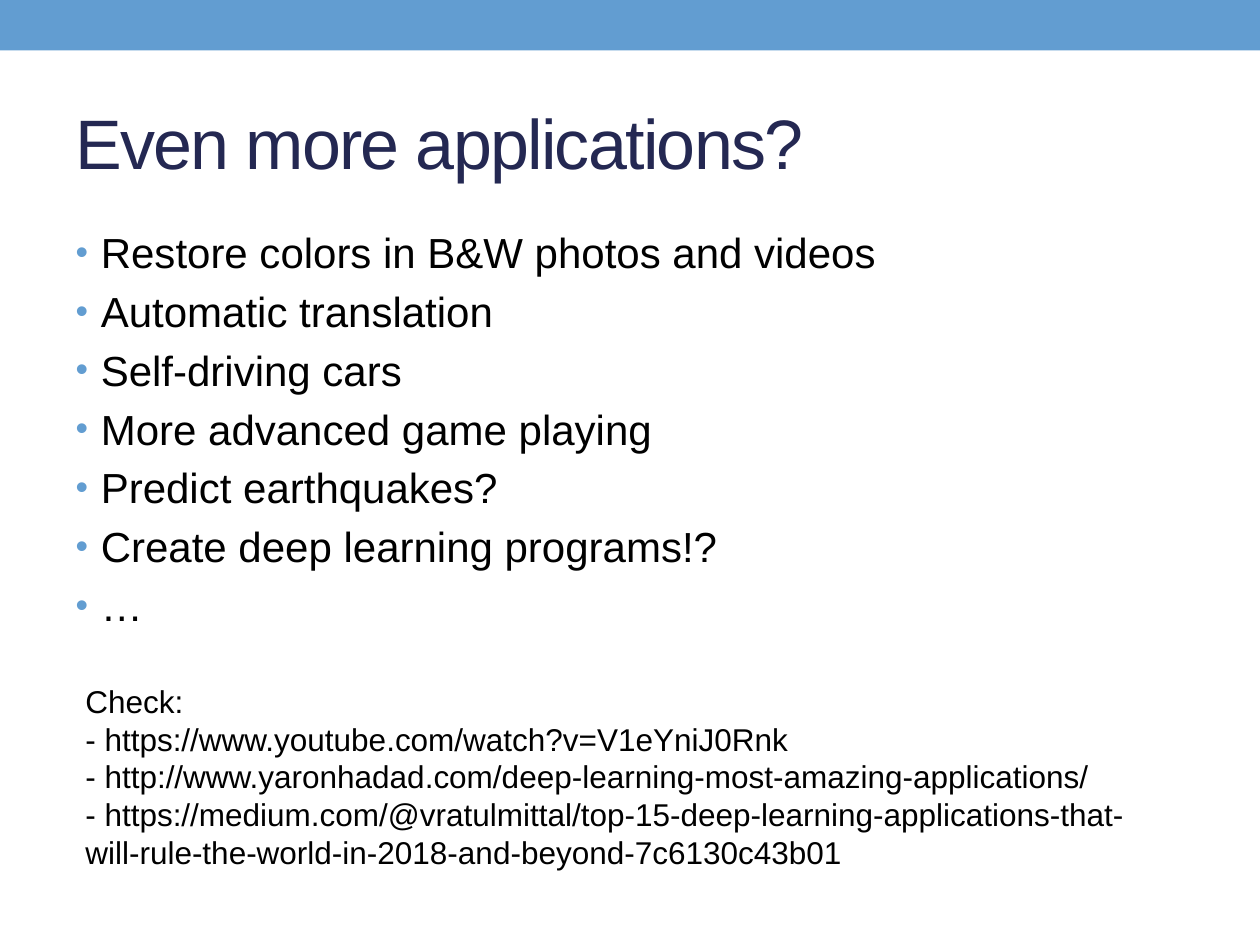
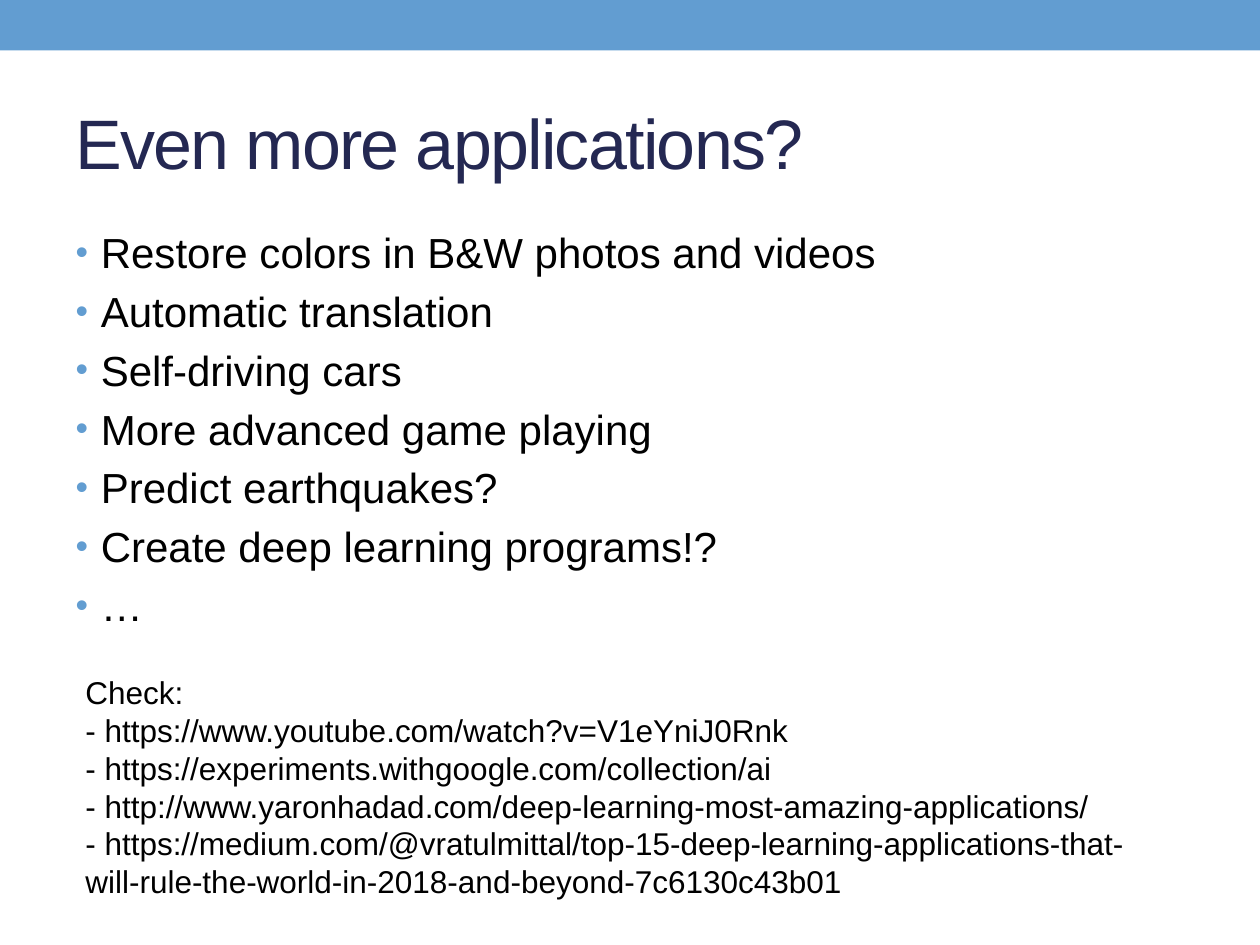
Before and after one commit to thdiaman/deep-learning, a slide deck: slide 4 of presentations/Summary.pptx. Drawn at 1260x945 pixels with LibreOffice and Linux fonts; fonts in the diff are those of the drawing. Boxes give left, top, right and bottom in pixels: in the first picture for what was removed or moved away, otherwise in the second. Text is boxed around its words. In the diff, an @@ line names an element or a change of style, - is before the commit and + after.

Commit message:
Update applications of summary

```diff
--- a/presentations/Summary.pptx
+++ b/presentations/Summary.pptx
@@ text "Check:": place and size @@
-text "Check:" at bbox=[85, 690, 1124, 870]
+text "Check:" at bbox=[85, 681, 1124, 899]
@@ text at bbox=[105, 757, 772, 786]: paragraph added @@
+- https://experiments.withgoogle.com/collection/ai
```
Also in this commit, not shown: 1 other file.
